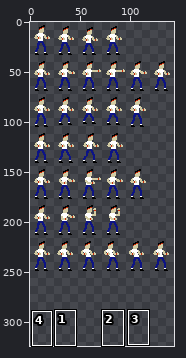
A sprite sheet gets an edit: build/Wolfie2D/dist/project_assets/spritesheets/fighter.png. Above, an overview of the earlier version with the close-up marked.
Close-up. As it was:
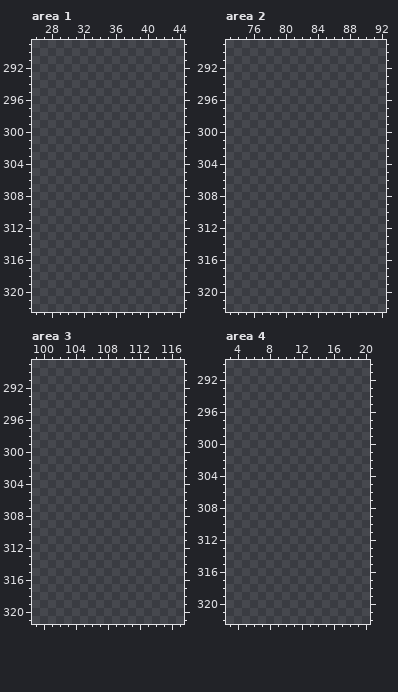
The file is 144x224 pixels. Shown: area 1: x 26..44, y 289..322; area 2: x 73..92, y 289..322; area 3: x 99..117, y 289..321; area 4: x 3..20, y 290..322. The old version is drawn lined up with the new one. The commit also changed other parts of the picture, which this record leaves out.
Palette (. is transparent): 
After:
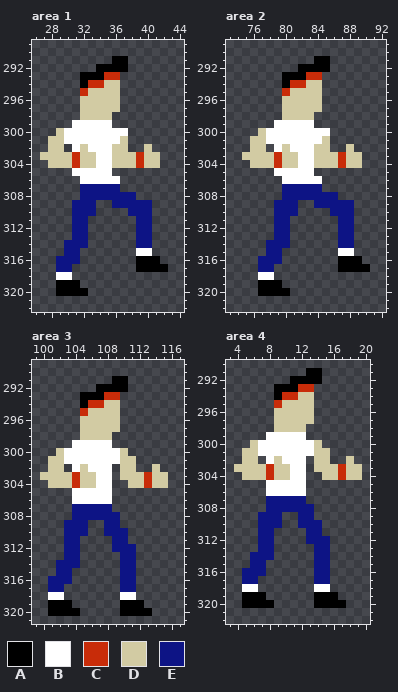
Colours new in this view: A #000000  B #ffffff  C #c82c09  D #d2cba3  E #0d1485
Change:
canvas 144x224 -> 144x324; drawings rearranged on the sheet (the old picture shows each at its new place)
Changed rows in their new state; - is an unchanged pixel.
Area 1:
first column x 27:
291 ---------AA-----
292 -------AAAA-----
293 -----AAACC------
294 -----ACCDD------
295 -----CDDDD------
296 -----DDDDD------
297 -----DDDDD------
298 -----DDDD-------
299 ----BBBBB-------
300 --DBBBBBBBB-----
301 -DDBBBBBBBD-----
302 -DD-BDBBBDD--D--
303 DDDDCDDBBDDDCDD-
304 -DDDCDDBBDDDCDD-
305 ----BBBBB-------
306 -----BBBBB------
307 -----EEEEE------
308 -----EEEEEEE----
309 ----EEE--EEEEE--
310 ----EEE----EEE--
311 ----EE------EE--
312 ----EE------EE--
313 ----EE------EE--
314 ---EEE------EE--
315 ---EE-------BB--
316 --EEE-------AAA-
317 --EE--------AAAA
318 --BB------------
319 --AAA-----------
320 --AAAA----------
Area 2:
first column x 75:
291 ---------AA-----
292 -------AAAA-----
293 -----AAACC------
294 -----ACCDD------
295 -----CDDDD------
296 -----DDDDD------
297 -----DDDDD------
298 -----DDDD-------
299 ----BBBBB-------
300 --DBBBBBBBB-----
301 -DDBBBBBBBD-----
302 -DD-BDBBBDD--D--
303 DDDDCDDBBDDDCDD-
304 -DDDCDDBBDDDCDD-
305 ----BBBBB-------
306 -----BBBBB------
307 -----EEEEE------
308 -----EEEEEEE----
309 ----EEE--EEEEE--
310 ----EEE----EEE--
311 ----EE------EE--
312 ----EE------EE--
313 ----EE------EE--
314 ---EEE------EE--
315 ---EE-------BB--
316 --EEE-------AAA-
317 --EE--------AAAA
318 --BB------------
319 --AAA-----------
320 --AAAA----------
Area 3:
first column x 100:
291 ---------AA-----
292 -------AAAA-----
293 -----AAACC------
294 -----ACCDD------
295 -----CDDDD------
296 -----DDDDD------
297 -----DDDDD------
298 -----DDDD-------
299 ----BBBBB-------
300 --DBBBBBBBD-----
301 -DDBBBBBBBDD----
302 -DD-BDBBB-DD--D-
303 DDDDCDDBB-DDDCDD
304 -DDDCDDBB--DDCDD
305 ----BBBBB-------
306 ----BBBBB-------
307 ----EEEEE-------
308 ----EEEEEE------
309 ---EEE--EE------
310 ---EEE--EEE-----
311 ---EE----EE-----
312 ---EE----EEE----
313 ---EE-----EE----
314 --EEE-----EE----
315 --EE------EE----
316 -EEE------EE----
317 -EE-------EE----
318 -BB-------BB----
319 -AAA------AAA---
320 -AAAA-----AAAA--
Area 4:
first column x 4:
291 ---------AA-----
292 -------AAAA-----
293 -----AAACC------
294 -----ACCDD------
295 -----CDDDD------
296 -----DDDDD------
297 -----DDDDD------
298 -----DDDD-------
299 ----BBBBB-------
300 --DBBBBBBBD-----
301 -DDBBBBBBBDD----
302 -DD-BDBBB-DD--D-
303 DDDDCDDBB-DDDCDD
304 -DDDCDDBB--DDCDD
305 ----BBBBB-------
306 ----BBBBB-------
307 ----EEEEE-------
308 ----EEEEEE------
309 ---EEE--EE------
310 ---EEE--EEE-----
311 ---EE----EE-----
312 ---EE----EEE----
313 ---EE-----EE----
314 --EEE-----EE----
315 --EE------EE----
316 -EEE------EE----
317 -EE-------EE----
318 -BB-------BB----
319 -AAA------AAA---
320 -AAAA-----AAAA--
Changed places in both close-ups, as pixel boxes (x1, y1, x2, y2):
added: (40, 56, 168, 296)
added: (242, 56, 370, 296)
added: (40, 376, 168, 616)
added: (234, 368, 362, 608)
